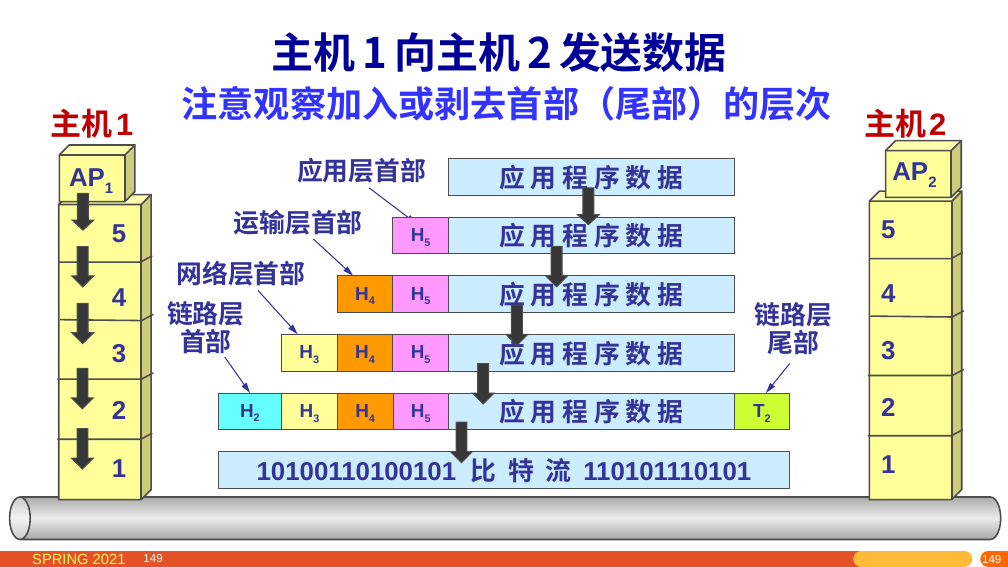
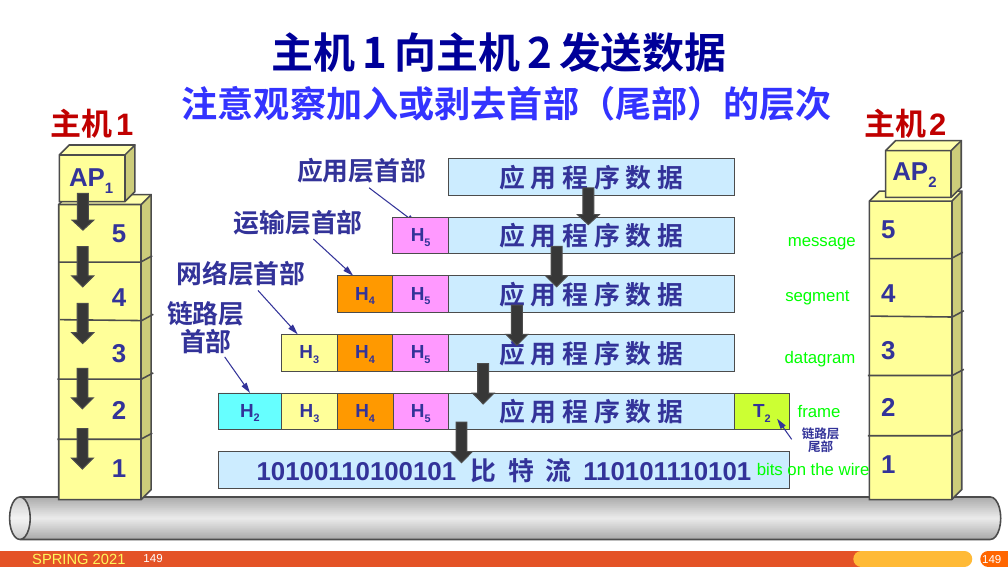
Before and after one commit to network-whu/2021, a slide deck: slide 149 of slides/instruction/01.pptx. Drawn at 1008x567 pixels with LibreOffice and Linux fonts; fonts in the diff are those of the drawing. Boxes give left, top, right and bottom in pixels: in the first picture for what was removed or moved away, otherwise in the second. Text is boxed around its words. In the diff, an @@ line names an element or a change of style, - is before the commit and + after.

```diff
--- a/slides/instruction/01.pptx
+++ b/slides/instruction/01.pptx
@@ text added at [788,237,856,250], 16 pt, text #00FF00 @@
+message
@@ text added at [785,290,849,305], 16 pt, text #00FF00 @@
+segment
@@ text added at [785,351,856,367], 16 pt, text #00FF00 @@
+datagram
@@ arrow moved from (790, 364) - (766, 393) to (792, 439) - (777, 419) @@
@@ text added at [798,405,841,417], 16 pt, text #00FF00 @@
+frame
@@ text "链路层": place and size @@
-text "链路层" at [754,302,831,354]
+text "链路层" at [802,424,840,455]
@@ text "链路层" at [802,424,840,455]: size 24.6 to 12 pt @@
@@ text added at [757,462,870,480], 16 pt, text #00FF00 @@
+bits on the wire
```
Also in this commit, not shown: 3 other slides changed, 2 slides added, 4 other files.
